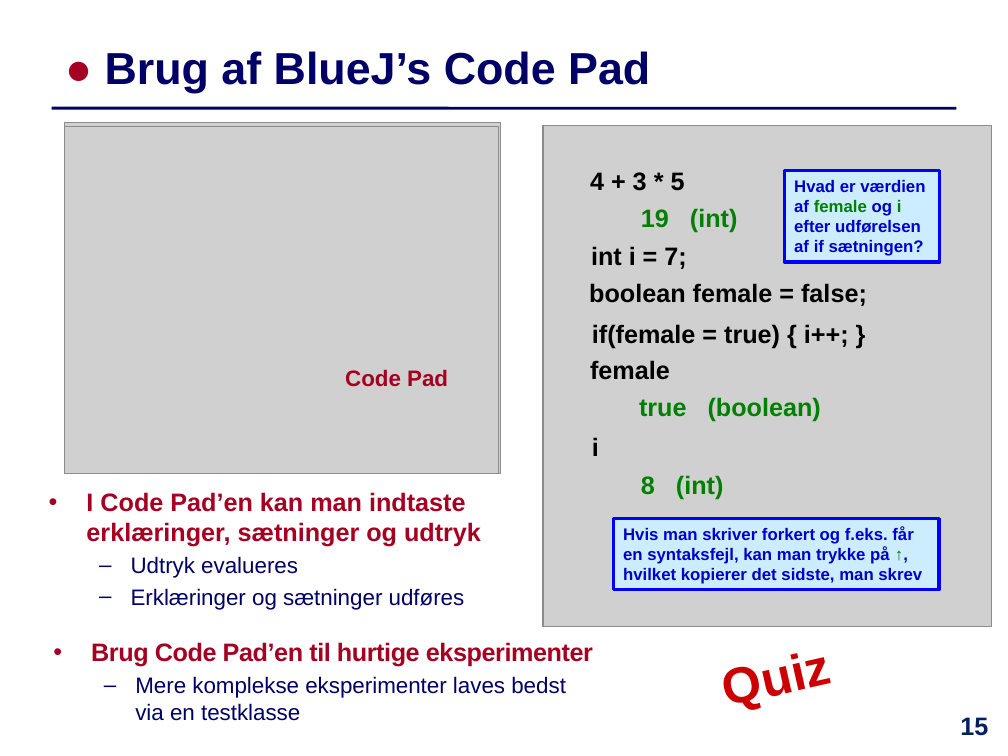
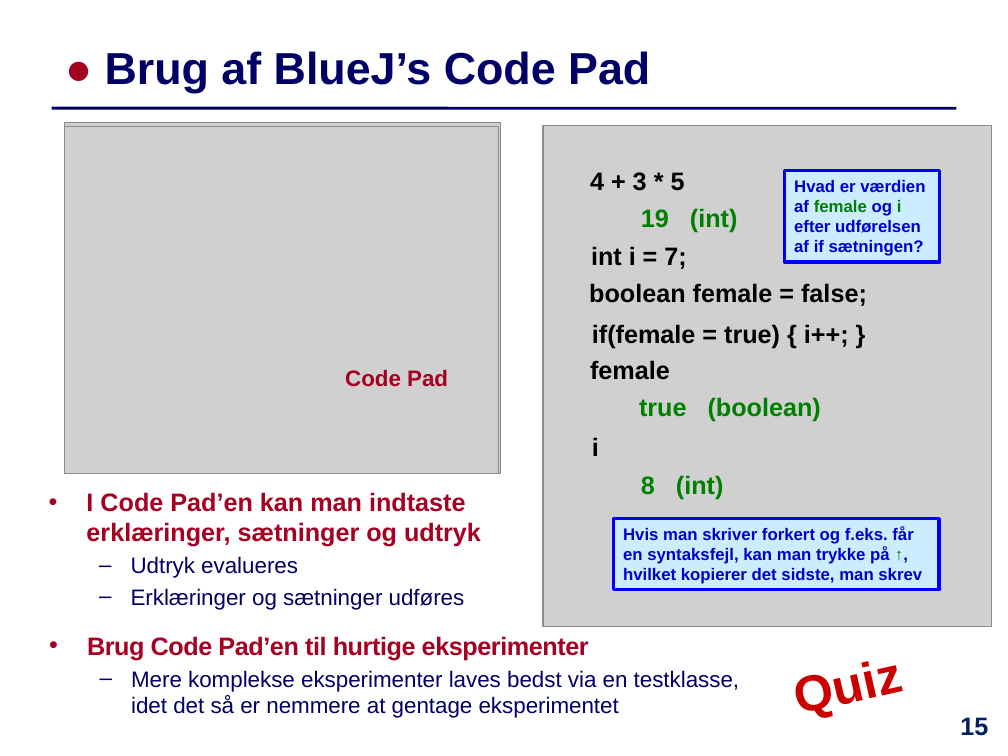
Before and after one commit to IntProgAU/Materiale, a slide deck: slide 15 of web/e23/uge_2b/Slides-Uge2-Torsdag.pptx. Drawn at 1008x756 pixels with LibreOffice and Linux fonts; fonts in the diff are those of the drawing; grey boxes stand for pictures. Boxes give left, top, right and bottom in pixels: in the first picture for what was removed or moved away, otherwise in the second. Text is boxed around its words. In the diff, an @@ line names an element or a change of style, - is before the commit and + after.

```diff
--- a/web/e23/uge_2b/Slides-Uge2-Torsdag.pptx
+++ b/web/e23/uge_2b/Slides-Uge2-Torsdag.pptx
@@ text "Quiz": place and size @@
-text "Quiz" at (686, 622, 866, 729)
+text "Quiz" at (757, 630, 937, 737)
@@ text at (131, 670, 739, 718): text changed @@
-  – Mere komplekse eksperimenter laves bedst
-    via en testklasse
+  – Mere komplekse eksperimenter laves bedst via en testklasse, idet det så er nemmere at gentage eksperimentet
```
Also in this commit, not shown: 2 other slides changed, 4 other files.
